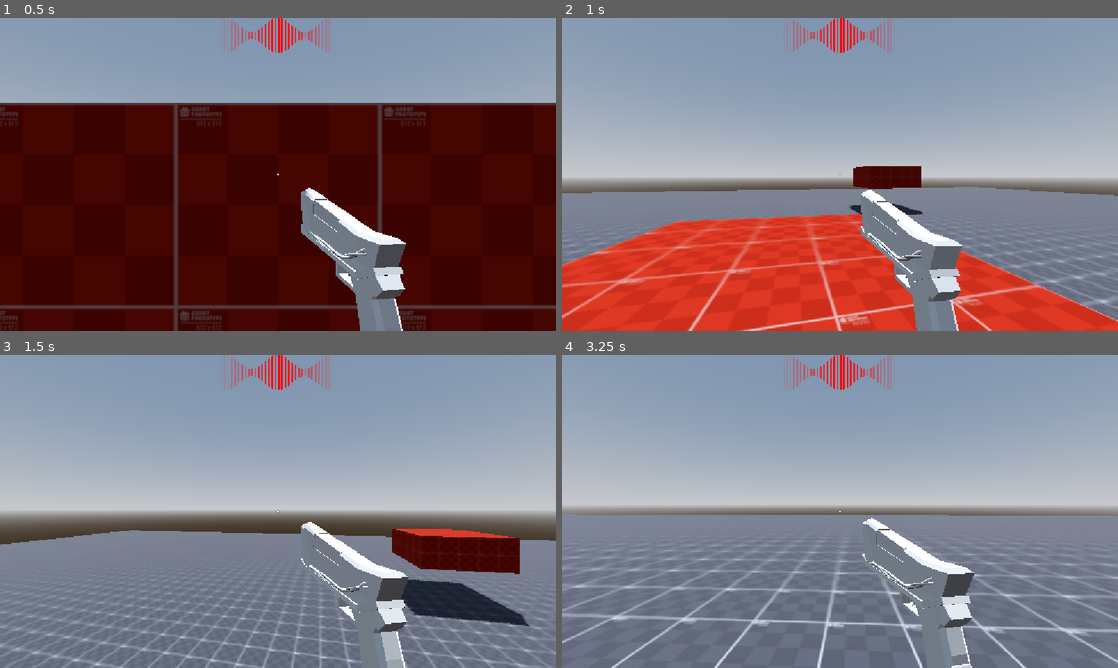
Above: before the commit, frames 1-4 (two rows, left to right).
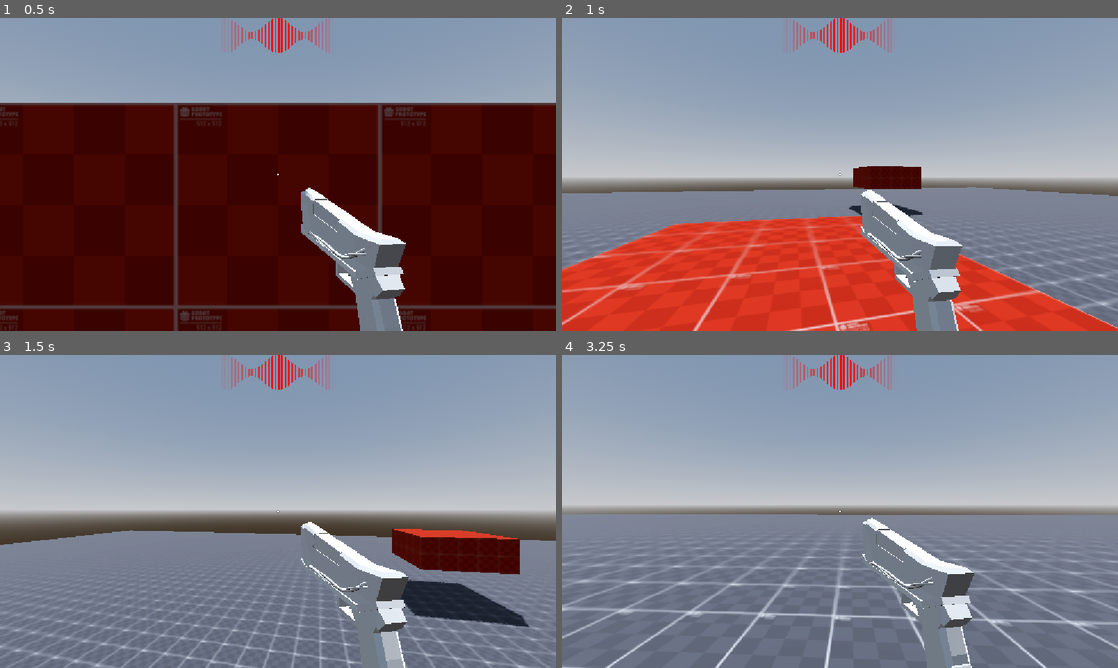
Above: after the commit, the same moments.

Repository: WasteIy/GameOff2025
Game: Godot game, scene res://Scenes/Levels/debug_level.tscn
Same seed, same stepped clock (60 frames per second), same inputs: the game is played once before the commit and once after it.
Inputs (mouse positions are in pixels of both pictures, inside the frame that each line leads up to):
- Up to frame 1 (0.5 s): no input
- Up to frame 2 (1 s): move the mouse to (867, 174) at 0.52 s; hold W (move_forward) from 0.53 s (still down); hold Ctrl (crouch) from 0.53 s (still down); click (867, 174) at 0.67 s; tap Space (jump) at 0.77 s; tap Shift (run) at 0.8 s
- Up to frame 3 (1.5 s): keep holding W (move_forward); tap Space (jump) at 1.07 s; move the mouse to (250, 511) at 1.27 s; release Ctrl (crouch) at 1.28 s; tap Shift (run) at 1.35 s
- Up to frame 4 (3.25 s): keep holding W (move_forward); tap Space (jump) at 1.52, 1.55, 1.82, 2.1, 3.02 s; move the mouse to (851, 505) at 2.02 s; hold Ctrl (crouch) 2.03-2.78 s; move the mouse to (834, 517) at 2.77 s; tap Ctrl (crouch) at 2.85 s; click (834, 517) at 2.92 s; tap Shift (run) at 3.05 s

Frame 1 is identical in both runs. In frame 2, 5.8% of the frame differs, in the area x 0-100%, y 47-100%; in frame 3, 1.3%; in frame 4, 6.8%, in the area x 0-100%, y 50-100%.

Commit message:
Fix inumerous state transition bugs (i forgor the return)

Diff:
--- a/Scenes/Player/State Machine/crouch_state.gd
+++ b/Scenes/Player/State Machine/crouch_state.gd
@@ -10,7 +10,7 @@
 	character.move_deceleration = character.crouch_deceleration
 
 	if character.number_air_jump < character.number_air_jump_reference:
-		character.number_air = character.number_air_jump_reference
+		character.number_air_jump = character.number_air_jump_reference
 	if character.coyote_jump_cooldown < character.coyote_jump_cooldown_reference:
 		character.coyote_jump_cooldown = character.coyote_jump_cooldown_reference
 
@@ -24,12 +24,14 @@
 func check_if_floor() -> void:
 	if !character.is_on_floor() and !character.is_on_wall():
 		if character.velocity.y < 0.0:
-			transitioned.emit(self, "InairState")
+			transitioned.emit(self, "InAirState")
+			return
 	if character.is_on_floor():
 		if character.buffered_jump_on:
 			character.buffered_jump = true
 			character.buffered_jump_on = false
 			transitioned.emit(self, "JumpState")
+			return
 
 func update(delta : float) -> void:
 	if character.hit_ground_cooldown > 0.0: character.hit_ground_cooldown -= delta
@@ -41,22 +43,26 @@
 	if Input.is_action_just_pressed("jump"):
 		if !raycast_check():
 			transitioned.emit(self, "JumpState")
+			return
 
 	if character.continuous_crouch:
 		if Input.is_action_just_pressed("crouch"):
 			if !raycast_check():
 				character.walk_or_run = "WalkState"
 				transitioned.emit(self, "WalkState")
+				return
 	else:
 		if !Input.is_action_pressed("crouch"):
 			if !raycast_check():
 				character.walk_or_run = "WalkState"
 				transitioned.emit(self, "WalkState")
+				return
 
 	if Input.is_action_just_pressed("run"):
 		if !raycast_check():
 			character.walk_or_run = "RunState"
 			transitioned.emit(self, "RunState")
+			return
 
 func raycast_check() -> bool:
 	return character.ceiling_check.is_colliding()
--- a/Scenes/Player/State Machine/idle_state.gd
+++ b/Scenes/Player/State Machine/idle_state.gd
@@ -20,11 +20,13 @@
 func check_is_on_floor():
 	if !character.is_on_floor():
 		transitioned.emit(self, "InAirState")
+		return
 	if character.is_on_floor():
 		if character.buffered_jump_on:
 			character.buffered_jump = true
 			character.buffered_jump_on = false
 			transitioned.emit(self, "JumpState")
+			return
 
 func update(delta):
 	if character.hit_ground_cooldown > 0.0: character.hit_ground_cooldown -= delta
@@ -35,9 +37,11 @@
 func check_input():
 	if Input.is_action_just_pressed("jump"):
 		transitioned.emit(self, "JumpState")
+		return
 
 	if Input.is_action_just_pressed("crouch"):
 		transitioned.emit(self, "CrouchState")
+		return
 
 func move(delta : float):
 	character.input_direction = Input.get_vector("move_left", "move_right", "move_forward", "move_backward")
@@ -45,6 +49,7 @@
 
 	if character.move_direction and character.is_on_floor():
 		transitioned.emit(self, character.walk_or_run)
+		return
 
 	else:
 		# Desacelera suavemente
--- a/Scenes/Player/State Machine/in_air_state.gd
+++ b/Scenes/Player/State Machine/in_air_state.gd
@@ -33,8 +33,10 @@
 		if character.was_on_floor and character.coyote_jump_cooldown > 0.0 and character.last_frame_position.y > character.position.y:
 			character.coyote_jump_on = true
 			transitioned.emit(self, "JumpState")
+			return
 
 		transitioned.emit(self, "JumpState")
+		return
 
 	if Input.is_action_just_pressed("crouch"):
 		if character.slide_floor_check.is_colliding() and character.last_frame_position.y > character.position.y and character.slide_cooldown <= 0.0:
@@ -46,14 +48,17 @@
 			character.buffered_jump = true
 			character.buffered_jump_on = false
 			transitioned.emit(self, "JumpState")
+			return
 		if character.slide_buffering_on:
 			character.slide_buffering_on = false
 			transitioned.emit(self, "SlideState")
+			return
 		else:
 			if character.move_direction:
 				transitioned.emit(self, character.walk_or_run)
 			else:
 				transitioned.emit(self, "IdleState")
+				return
 
 	if character.is_on_wall():
 		character.velocity.x = 0.0
--- a/Scenes/Player/State Machine/jump_state.gd
+++ b/Scenes/Player/State Machine/jump_state.gd
@@ -32,12 +32,15 @@
 func check_if_floor():
 	if !character.is_on_floor() and character.velocity.y < 0.0:
 		transitioned.emit(self, "InAirState")
+		return
 
 	if character.is_on_floor():
 		if character.move_direction:
 			transitioned.emit(self, character.walk_or_run)
+			return
 		else:
 			transitioned.emit(self, "IdleState")
+			return
 
 	# Perde toda a velocidade se o personagem bater numa parede
 	if character.is_on_wall():
--- a/Scenes/Player/State Machine/run_state.gd
+++ b/Scenes/Player/State Machine/run_state.gd
@@ -24,12 +24,14 @@
 func check_if_floor():
 	if !character.is_on_floor() and character.velocity.y < 0.0:
 		transitioned.emit(self, "InAirState")
+		return
 
 	if character.is_on_floor():
 		if character.buffered_jump_on:
 			character.buffered_jump = true
 			character.buffered_jump_on = false
 			transitioned.emit(self, "JumpState")
+			return
 
 func update(delta):
 	if character.hit_ground_cooldown > 0.0: character.hit_ground_cooldown -= delta
@@ -40,21 +42,25 @@
 func check_input():
 	if Input.is_action_just_pressed("jump"):
 		transitioned.emit(self, "JumpState")
+		return
 
 	if character.continuous_run:
 		# Precisa apertar uma vez o botão de correr
 		if Input.is_action_just_pressed("run"):
 			character.walk_or_run = "WalkState"
 			transitioned.emit(self, "WalkState")
+			return
 	else:
 		# Tem que pressionar o botão de correr
 		if !Input.is_action_pressed("run"):
 			character.walk_or_run = "WalkState"
 			transitioned.emit(self, "WalkState")
+			return
 
 	if Input.is_action_just_pressed("crouch"):
 		if character.slide_cooldown <= 0.0:
 			transitioned.emit(self, "SlideState")
+			return
 
 func move(delta : float):
 	character.input_direction = Input.get_vector("move_left", "move_right", "move_forward", "move_backward")
@@ -68,5 +74,6 @@
 
 	else:
 		transitioned.emit(self, "IdleState")
+		return
 
 	if character.desired_move_speed >= character.max_speed: character.desired_move_speed = character.max_speed
--- a/Scenes/Player/State Machine/slide_state.gd
+++ b/Scenes/Player/State Machine/slide_state.gd
@@ -32,6 +32,7 @@
 		if character.buffered_jump_on:
 			character.buffered_jump = true
 			transitioned.emit(self, "JumpState")
+			return
 
 func update(delta : float) -> void:
 	if (character.global_position.y - character.last_frame_position.y) > character.uphill_tolerance:
@@ -40,8 +41,10 @@
 		character.slide_direction = Vector3.ZERO
 		if !raycast_check():
 			transitioned.emit(self, character.walk_or_run)
+			return
 		else:
 			transitioned.emit(self, "CrouchState")
+			return
 
 	slope_angle = rad_to_deg(acos(character.get_floor_normal().dot(Vector3.UP)))
 	if slope_angle < character.max_slope_angle:
@@ -53,8 +56,10 @@
 			character.slide_cooldown = character.slide_cooldown_reference
 			if !raycast_check():
 				transitioned.emit(self, character.walk_or_run)
+				return
 			else:
 				transitioned.emit(self, "CrouchState")
+				return
 
 	character.tween_collision_height(character.slide_collision_height)
 	character.tween_model_height(character.slide_model_height)
@@ -67,6 +72,7 @@
 			character.slide_direction = Vector3.ZERO
 			character.slide_cooldown = character.slide_cooldown_reference
 			transitioned.emit(self, "JumpState")
+			return
 
 	if character.continuous_slide:
 		if Input.is_action_just_pressed("crouch"):
@@ -75,8 +81,10 @@
 			character.slide_cooldown = character.slide_cooldown_reference
 			if !raycast_check():
 				transitioned.emit(self, character.walk_or_run)
+				return
 			else:
 				transitioned.emit(self, "CrouchState")
+				return
 	else:
 		if !Input.is_action_pressed("crouch"):
 			if !raycast_check():
@@ -85,8 +93,10 @@
 				character.slide_cooldown = character.slide_cooldown_reference
 				if !raycast_check():
 					transitioned.emit(self, character.walk_or_run)
+					return
 				else:
 					transitioned.emit(self, "CrouchState")
+					return
 
 func raycast_check() -> bool:
 	return character.ceiling_check.is_colliding()
--- a/Scenes/Player/State Machine/walk_state.gd
+++ b/Scenes/Player/State Machine/walk_state.gd
@@ -26,11 +26,13 @@
 	if !character.is_on_floor() and !character.is_on_wall():
 		if character.velocity.y < 0.0:
 			transitioned.emit(self, "InAirState")
+			return
 	if character.is_on_floor():
 		if character.buffered_jump_on:
 			character.buffered_jump = true
 			character.buffered_jump_on = false
 			transitioned.emit(self, "JumpState")
+			return
 
 func update(delta):
 	if character.hit_ground_cooldown > 0.0: character.hit_ground_cooldown -= delta
@@ -41,13 +43,16 @@
 func check_input():
 	if Input.is_action_just_pressed("jump"):
 		transitioned.emit(self, "JumpState")
+		return
 
 	if Input.is_action_just_pressed("run"):
 		character.walk_or_run = "RunState"
 		transitioned.emit(self, "RunState")
+		return
 
 	if Input.is_action_just_pressed("crouch"):
 		transitioned.emit(self, "CrouchState")
+		return
 
 func move(delta : float):
 	character.input_direction = Input.get_vector("move_left", "move_right", "move_forward", "move_backward")
@@ -61,5 +66,6 @@
 
 	else:
 		transitioned.emit(self, "IdleState")
+		return
 
 	if character.desired_move_speed >= character.max_speed: character.desired_move_speed = character.max_speed
--- a/Scenes/Player/player.tscn
+++ b/Scenes/Player/player.tscn
@@ -12,34 +12,6 @@
 [ext_resource type="Script" uid="uid://c2rjhovo4ljy7" path="res://Scenes/Player/Components/shoot.gd" id="7_jhyir"]
 [ext_resource type="PackedScene" uid="uid://rvq118nc0ibx" path="res://Scenes/UI/ui_debug.tscn" id="13_06tpx"]
 
-[sub_resource type="Animation" id="Animation_oikmp"]
-resource_name = "CrouchState"
-length = 2.0
-loop_mode = 1
-step = 0.1
-tracks/0/type = "bezier"
-tracks/0/imported = false
-tracks/0/enabled = true
-tracks/0/path = NodePath("CameraController:position:x")
-tracks/0/interp = 1
-tracks/0/loop_wrap = true
-tracks/0/keys = {
-"handle_modes": PackedInt32Array(0, 2, 3, 0, 0),
-"points": PackedFloat32Array(0.0004112292, -0.17269254, -7.102359e-05, 0.17269254, 7.102359e-05, 0.06045824, -0.24999999, 0, 0.25, 0, -5.120039e-05, -0.20694202, 5.6802295e-05, 0.20694202, -5.6802295e-05, -0.059782874, -0.19999999, -1.0708347e-05, 0.19999999, 1.0708347e-05, 0.0004154537, -0.26331687, 0, 0.26331687, 0),
-"times": PackedFloat32Array(0, 0.5, 1, 1.5, 2)
-}
-tracks/1/type = "bezier"
-tracks/1/imported = false
-tracks/1/enabled = true
-tracks/1/path = NodePath("CameraController:position:y")
-tracks/1/interp = 1
-tracks/1/loop_wrap = true
-tracks/1/keys = {
-"handle_modes": PackedInt32Array(0, 0, 3, 0, 2),
-"points": PackedFloat32Array(0.6500281, -0.22789787, -0.0036741837, 0.3, -0.0010511875, 0.49971223, -0.3, 0.014716268, 0.3, 0.016818583, 0.6500281, -0.29999995, 0, 0.29999995, 0, 0.49866107, -0.29999995, 0.01786974, 0.29999995, 0.022074372, 0.6500281, -0.29999995, 0, 0, 0),
-"times": PackedFloat32Array(0, 0.5, 1, 1.5, 2)
-}
-
 [sub_resource type="Animation" id="Animation_74mp2"]
 length = 0.001
 tracks/0/type = "value"
@@ -79,7 +51,35 @@
 "values": [Vector3(0, 0, 0)]
 }
 
-[sub_resource type="Animation" id="Animation_jhyir"]
+[sub_resource type="Animation" id="Animation_06tpx"]
+resource_name = "RunState"
+length = 2.0
+loop_mode = 1
+step = 0.1
+tracks/0/type = "bezier"
+tracks/0/imported = false
+tracks/0/enabled = true
+tracks/0/path = NodePath("CameraController:position:x")
+tracks/0/interp = 1
+tracks/0/loop_wrap = true
+tracks/0/keys = {
+"handle_modes": PackedInt32Array(0, 2, 3, 0, 0),
+"points": PackedFloat32Array(0.0004112292, -0.17269254, -7.102359e-05, 0.17269254, 7.102359e-05, 0.06045824, -0.24999999, 0, 0.25, 0, -5.120039e-05, -0.20694202, 5.6802295e-05, 0.20694202, -5.6802295e-05, -0.059782874, -0.19999999, -1.0708347e-05, 0.19999999, 1.0708347e-05, 0.0004154537, -0.26331687, 0, 0.26331687, 0),
+"times": PackedFloat32Array(0, 0.5, 1, 1.5, 2)
+}
+tracks/1/type = "bezier"
+tracks/1/imported = false
+tracks/1/enabled = true
+tracks/1/path = NodePath("CameraController:position:y")
+tracks/1/interp = 1
+tracks/1/loop_wrap = true
+tracks/1/keys = {
+"handle_modes": PackedInt32Array(0, 0, 3, 0, 2),
+"points": PackedFloat32Array(0.6500281, -0.22789787, -0.0036741837, 0.3, -0.0010511875, 0.49971223, -0.2, 0.015, 0.2, 0.015, 0.6500281, -0.29999995, 0, 0.29999995, 0, 0.49965835, -0.2, 0.015, 0.2, 0.015, 0.6500281, -0.29999995, 0, 0, 0),
+"times": PackedFloat32Array(0, 0.5, 1, 1.5, 2)
+}
+
+[sub_resource type="Animation" id="Animation_oikmp"]
 resource_name = "WalkState"
 length = 2.0
 loop_mode = 1
@@ -103,20 +103,44 @@
 tracks/1/loop_wrap = true
 tracks/1/keys = {
 "handle_modes": PackedInt32Array(0, 0, 3, 0, 2),
-"points": PackedFloat32Array(0.6500281, -0.22789787, -0.0036741837, 0.3, -0.0010511875, 0.49971223, -0.3, 0.014716268, 0.3, 0.016818583, 0.6500281, -0.29999995, 0, 0.29999995, 0, 0.49866107, -0.29999995, 0.01786974, 0.29999995, 0.022074372, 0.6500281, -0.29999995, 0, 0, 0),
-"times": PackedFloat32Array(0, 0.5, 1, 1.5, 2)
-}
-
-[sub_resource type="Animation" id="Animation_06tpx"]
-resource_name = "RunState"
+"points": PackedFloat32Array(0.6500281, -0.22789787, -0.0036741837, 0.3, -0.0010511875, 0.49971223, -0.2, 0.015, 0.2, 0.015, 0.6500281, -0.29999995, 0, 0.29999995, 0, 0.49965835, -0.2, 0.015, 0.2, 0.015, 0.6500281, -0.29999995, 0, 0, 0),
+"times": PackedFloat32Array(0, 0.5, 1, 1.5, 2)
+}
+
+[sub_resource type="Animation" id="Animation_7g0yx"]
+resource_name = "CrouchState"
+length = 2.0
+loop_mode = 1
 step = 0.1
+tracks/0/type = "bezier"
+tracks/0/imported = false
+tracks/0/enabled = true
+tracks/0/path = NodePath("CameraController:position:x")
+tracks/0/interp = 1
+tracks/0/loop_wrap = true
+tracks/0/keys = {
+"handle_modes": PackedInt32Array(0, 2, 3, 0, 0),
+"points": PackedFloat32Array(0.0004112292, -0.17269254, -7.102359e-05, 0.17269254, 7.102359e-05, 0.06045824, -0.24999999, 0, 0.25, 0, -5.120039e-05, -0.20694202, 5.6802295e-05, 0.20694202, -5.6802295e-05, -0.059782874, -0.19999999, -1.0708347e-05, 0.19999999, 1.0708347e-05, 0.0004154537, -0.26331687, 0, 0.26331687, 0),
+"times": PackedFloat32Array(0, 0.5, 1, 1.5, 2)
+}
+tracks/1/type = "bezier"
+tracks/1/imported = false
+tracks/1/enabled = true
+tracks/1/path = NodePath("CameraController:position:y")
+tracks/1/interp = 1
+tracks/1/loop_wrap = true
+tracks/1/keys = {
+"handle_modes": PackedInt32Array(0, 0, 3, 0, 2),
+"points": PackedFloat32Array(0.6500281, -0.22789787, -0.0036741837, 0.3, -0.0010511875, 0.55, -0.2, 0.015, 0.2, 0.015, 0.6500281, -0.29999995, 0, 0.29999995, 0, 0.55, -0.2, 0.015, 0.2, 0.015, 0.6500281, -0.29999995, 0, 0, 0),
+"times": PackedFloat32Array(0, 0.5, 1, 1.5, 2)
+}
 
 [sub_resource type="AnimationLibrary" id="AnimationLibrary_74mp2"]
 _data = {
-&"CrouchState": SubResource("Animation_oikmp"),
+&"CrouchState": SubResource("Animation_7g0yx"),
 &"RESET": SubResource("Animation_74mp2"),
 &"RunState": SubResource("Animation_06tpx"),
-&"WalkState": SubResource("Animation_jhyir")
+&"WalkState": SubResource("Animation_oikmp")
 }
 
 [sub_resource type="CapsuleShape3D" id="CapsuleShape3D_jhyir"]
